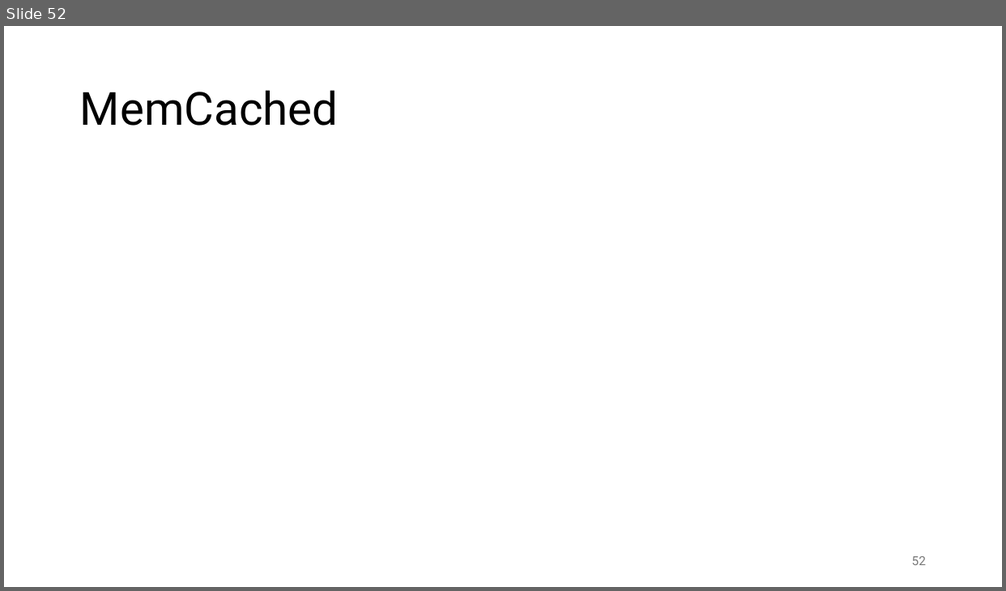
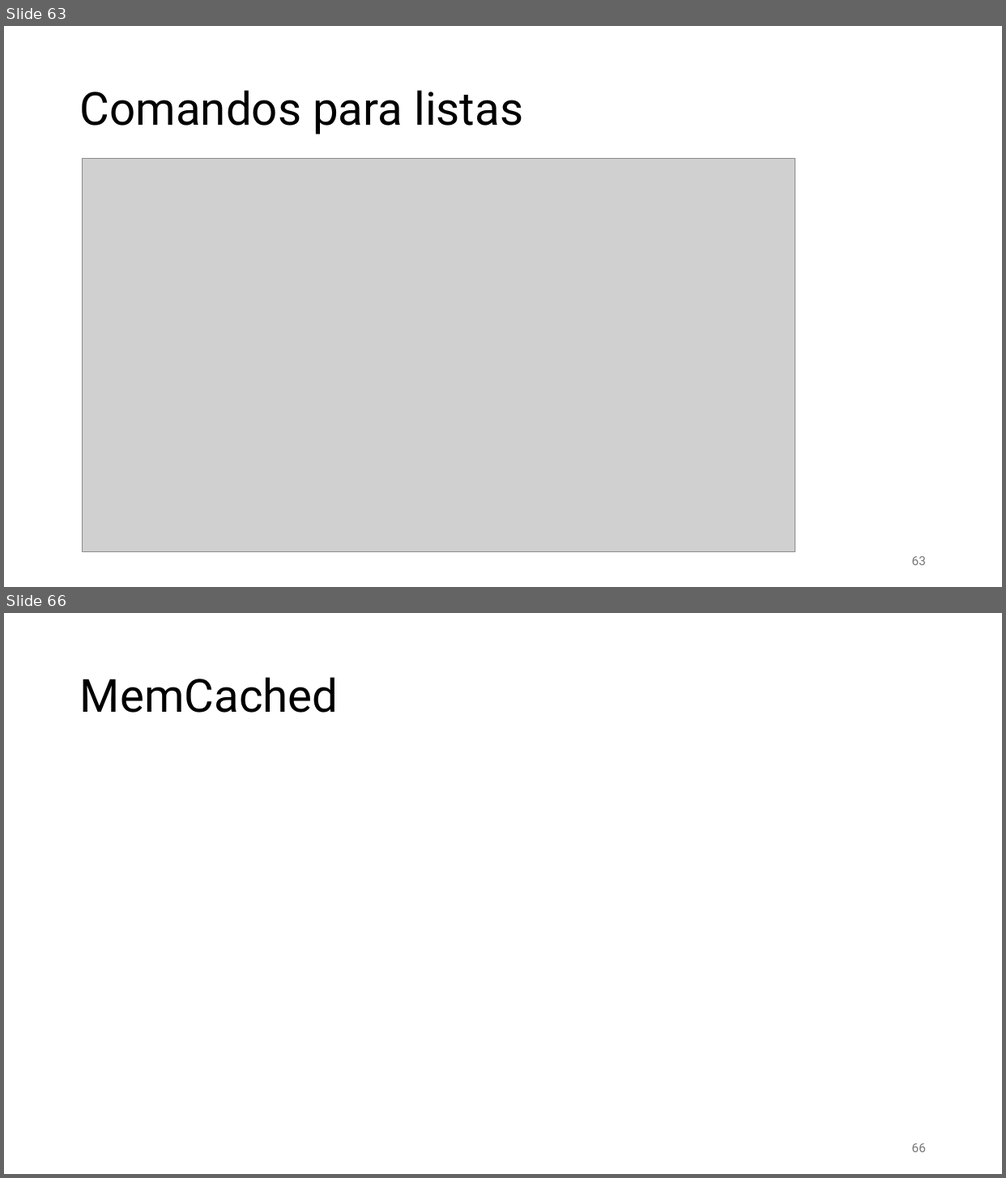
Before and after one commit to aldebarran22/CURSO_CPP_SERVICIOS_30H, a slide deck: doc/4_Gestion_estado_persistencia.pptx. Shown one above the other, each under a label of ours: slide 52 before the commit, slides 63 and 66 after it; the slides between them are not shown. The pictures are 1006x591 and 1006x1178 pixels, drawn with LibreOffice and Linux fonts; fonts in the diff are those of the drawing; grey boxes stand for pictures. Boxes give left, top, right and bottom in pixels: in the first picture for what was removed or moved away, otherwise in the second. Text is boxed around its words. In the diff, an @@ line names an element or a change of style, - is before the commit and + after.

```diff
--- a/doc/4_Gestion_estado_persistencia.pptx
+++ b/doc/4_Gestion_estado_persistencia.pptx
@@ slide 63 added at [4,26,1002,587], background #FFFFFF @@
@@ title added at [80,90,523,135], 44 pt, text #000000 @@
+Comandos para listas
@@ picture added at [82,159,795,553] @@
@@ page number added at [912,557,926,565], 12 pt, text #797979 @@
+63
@@ what was slide 52 is now slide 66 @@
@@ page number at [912,1144,926,1152]: text changed @@
-52
+66
```
Also in this commit, not shown: 1 slide changed, 14 other slides added, 1 slide removed, 21 other files.
